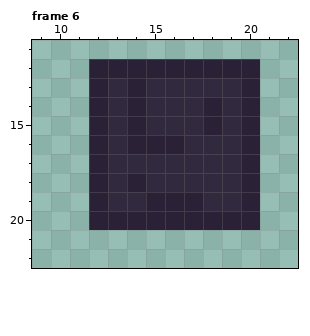
One commit to this pixel-art file: Assets/Sprites/unstable_ground.aseprite. That is the earlier state.
32x32 pixels, 6 frames. Colours within 5 levels of each other are drawn and written as one. Shown: frame 6: x 9..22, y 11..22. The old version is drawn lined up with the new one.
Once edited:
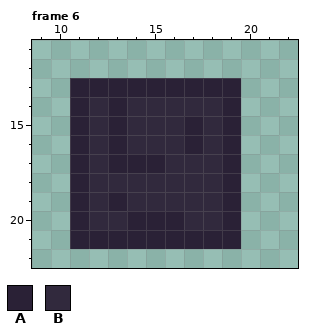
Palette (. is transparent): A #2a2136  B #31293d
Diff:
whole drawing moved by +1,+1 (the old picture is shown already moved)
Changed rows in their new state; - is an unchanged pixel.
Frame 6:
first column x 11:
12 -.........
13 A-A-AAAAA.
14 ABAB---BA.
15 ABAB--ABA.
16 ABABBBA-A.
17 ABAAA---A.
18 AB-B----A.
19 ABA-BBB-A.
20 ABB---BB-.
21 AAAAAAAAA-
